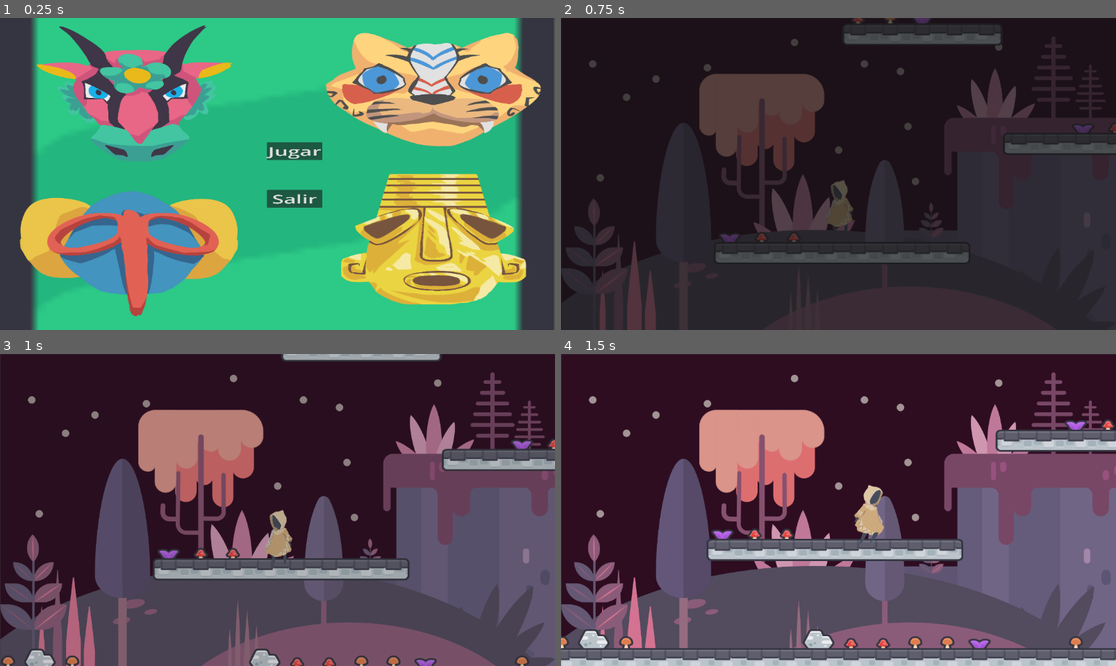
Above: before the commit, frames 1-4 (two rows, left to right).
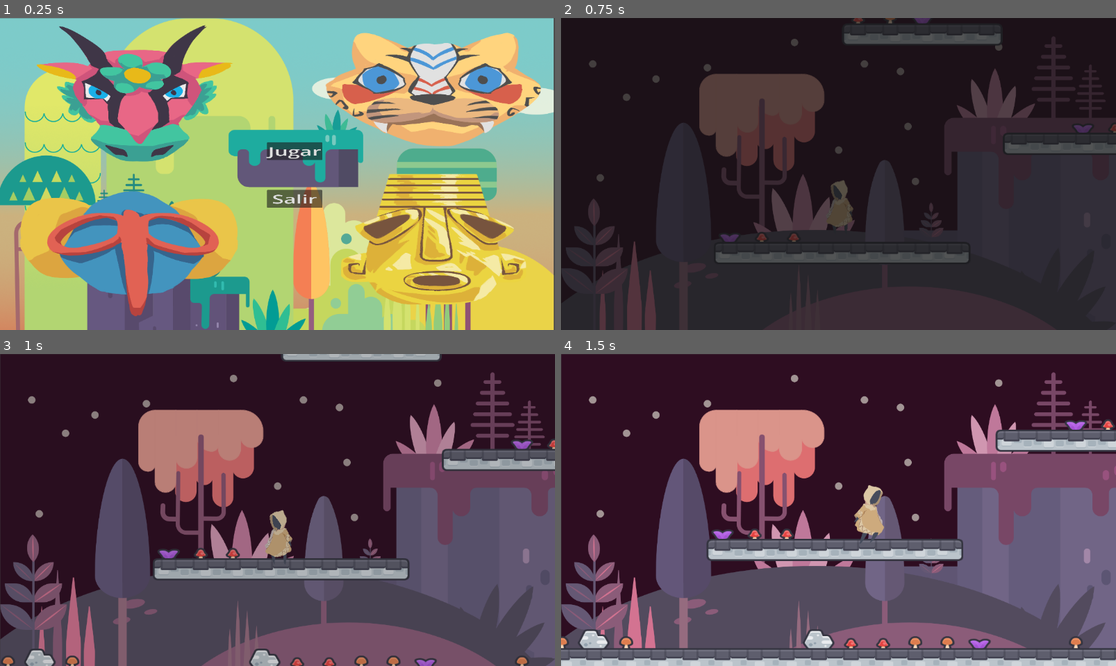
Above: after the commit, the same moments.

Repository: JuanJTorresB/game-jam-2026
Game: Godot game, scene res://Escenas/menu_principal/menu_principal.tscn
The game is run twice, just before and just after one commit, with the same random seed, the same clock (stepped at 60 frames per second) and the same inputs. The engine's default icon, where the game draws it, is replaced by a stand-in: a white triangle on a blue panel in a dark square.
Inputs:
- Up to frame 1 (0.25 s): no input
- Up to frame 2 (0.75 s): click "Jugar" at 0.5 s
- Up to frame 3 (1 s): no input
- Up to frame 4 (1.5 s): tap Enter (ui_accept) at 1.25 s; hold D (right) from 1.28 s (still down); tap Z (dash) at 1.35 s

The runs differ from the first frame. In frame 1, 62% of the frame differs, in the area x 0-100%, y 0-100%; in frame 2, nothing differs; in frame 3, nothing differs; in frame 4, nothing differs.

Commit message:
feat: :sparkles: Level 2 Player Position Standar

Diff:
--- a/Escenas/hub_central/escena_hub_central.tscn
+++ b/Escenas/hub_central/escena_hub_central.tscn
@@ -47,5 +47,6 @@
 position = Vector2(1968, -756)
 mascara_num = 4
 
-[node name="Node2D" parent="." instance=ExtResource("5_vj3i1")]
+[node name="Player" parent="." instance=ExtResource("5_vj3i1")]
 position = Vector2(1876, -3437)
+enabled = false
--- a/Escenas/menu_principal/menu_principal.tscn
+++ b/Escenas/menu_principal/menu_principal.tscn
@@ -1,6 +1,6 @@
 [gd_scene load_steps=11 format=3 uid="uid://byxu6xb5xr45a"]
 
-[ext_resource type="Texture2D" uid="uid://chl7t7doa1tqd" path="res://Sprites/Stalk.png" id="1_ej2ee"]
+[ext_resource type="Texture2D" uid="uid://clfpbxqeb15ng" path="res://Sprites/bg/Artboard5.png" id="1_sjfpa"]
 [ext_resource type="Texture2D" uid="uid://cenj3y54sbcw5" path="res://Sprites/Mascaras_Sprites/Mascara Flora.png" id="2_i7bma"]
 [ext_resource type="Texture2D" uid="uid://dst2xsfa15va6" path="res://Sprites/Mascaras_Sprites/Mascara Marimonda.png" id="3_w8t3o"]
 [ext_resource type="Theme" uid="uid://8gm3f7aoj4kw" path="res://Themes/boton_menu_principal.tres" id="4_sjfpa"]
@@ -22,10 +22,11 @@
 
 [node name="TextureRect" type="TextureRect" parent="."]
 layout_mode = 0
-offset_right = 1153.0
-offset_bottom = 648.0
-scale = Vector2(0.9961459, 1.0033654)
-texture = ExtResource("1_ej2ee")
+offset_left = -6.0
+offset_right = 1915.0
+offset_bottom = 1081.0
+scale = Vector2(0.60154533, 0.60229987)
+texture = ExtResource("1_sjfpa")
 
 [node name="HBoxContainer" type="HBoxContainer" parent="."]
 layout_mode = 0
